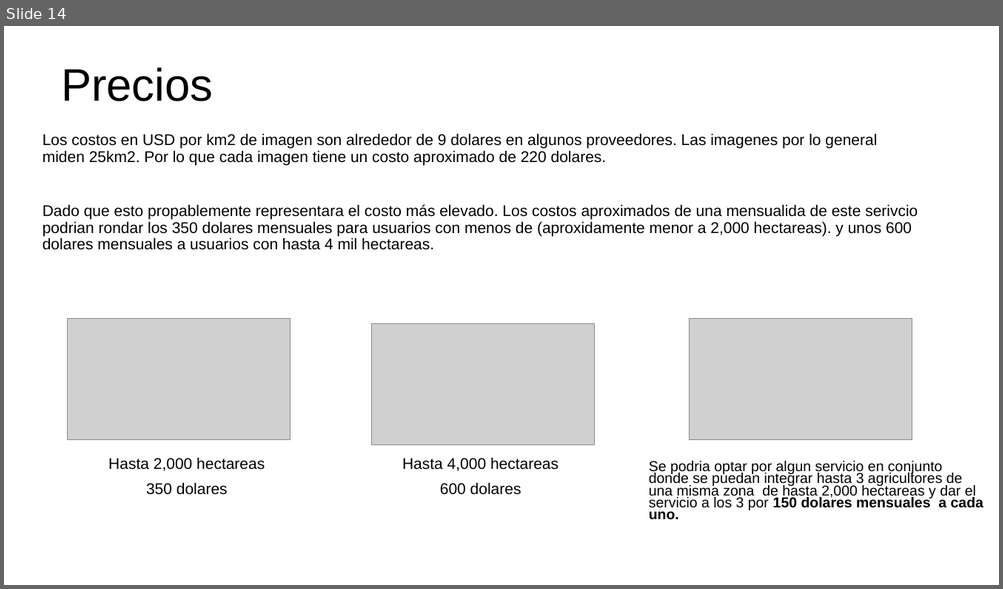
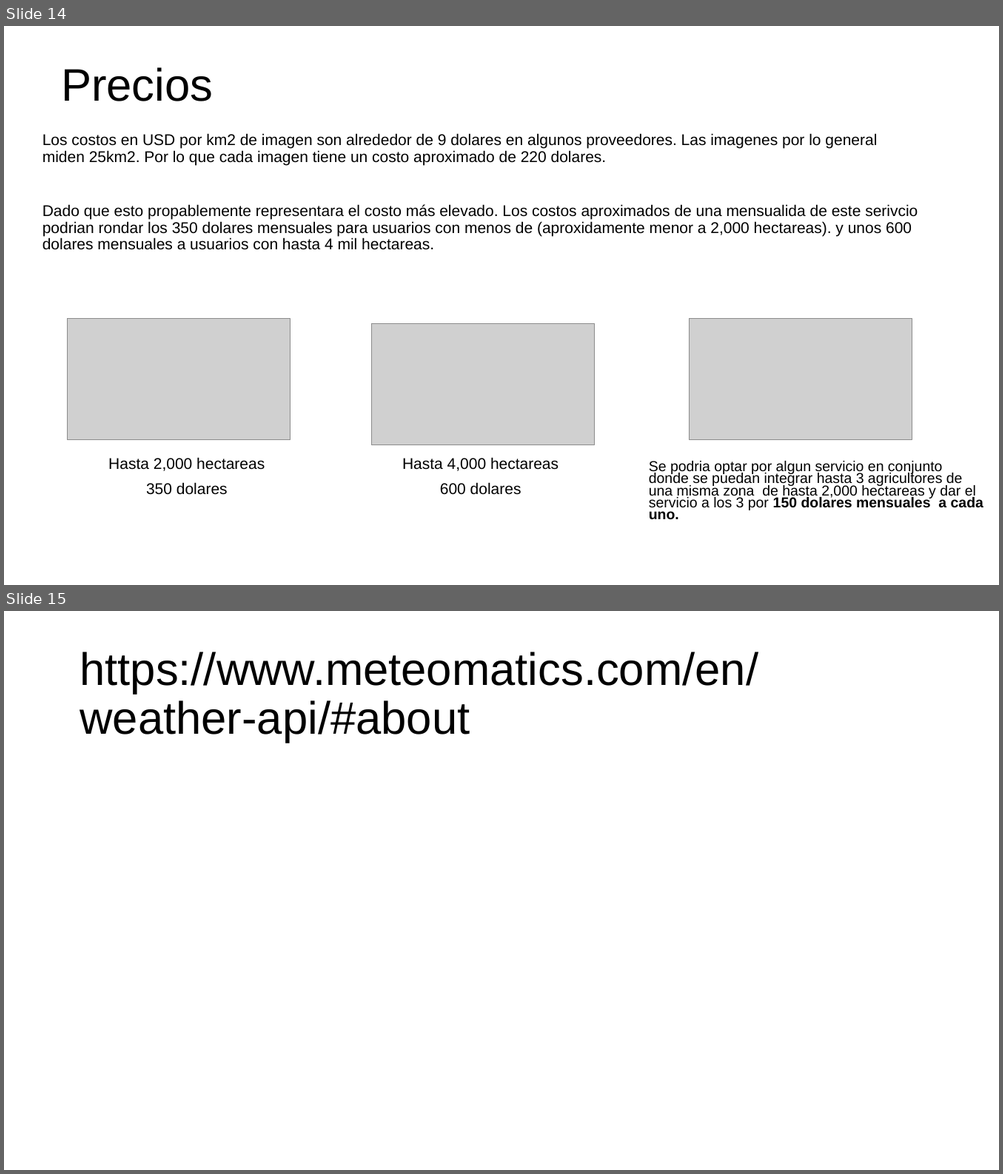
Before and after one commit to orlandombaa/Selene, a slide deck: selene/docs/Aditional documentation/Modelo de negocios selene.pptx. Shown one above the other, each under a label of ours: slide 14 before the commit, slides 14 and 15 after it. The pictures are 1003x589 and 1003x1174 pixels, drawn with LibreOffice and Linux fonts; fonts in the diff are those of the drawing; grey boxes stand for pictures. Boxes give left, top, right and bottom in pixels: in the first picture for what was removed or moved away, otherwise in the second. Text is boxed around its words. In the diff, an @@ line names an element or a change of style, - is before the commit and + after.

Commit message:
Weather conditions

```diff
--- a/selene/docs/Aditional documentation/Modelo de negocios selene.pptx
+++ b/selene/docs/Aditional documentation/Modelo de negocios selene.pptx
@@ slide 15 added at (4, 611, 999, 1170), background #FFFFFF @@
@@ title added at (79, 652, 758, 743), 44 pt, text #000000 @@
+https://www.meteomatics.com/en/weather-api/#about
```
Also in this commit, not shown: 19 other files.
